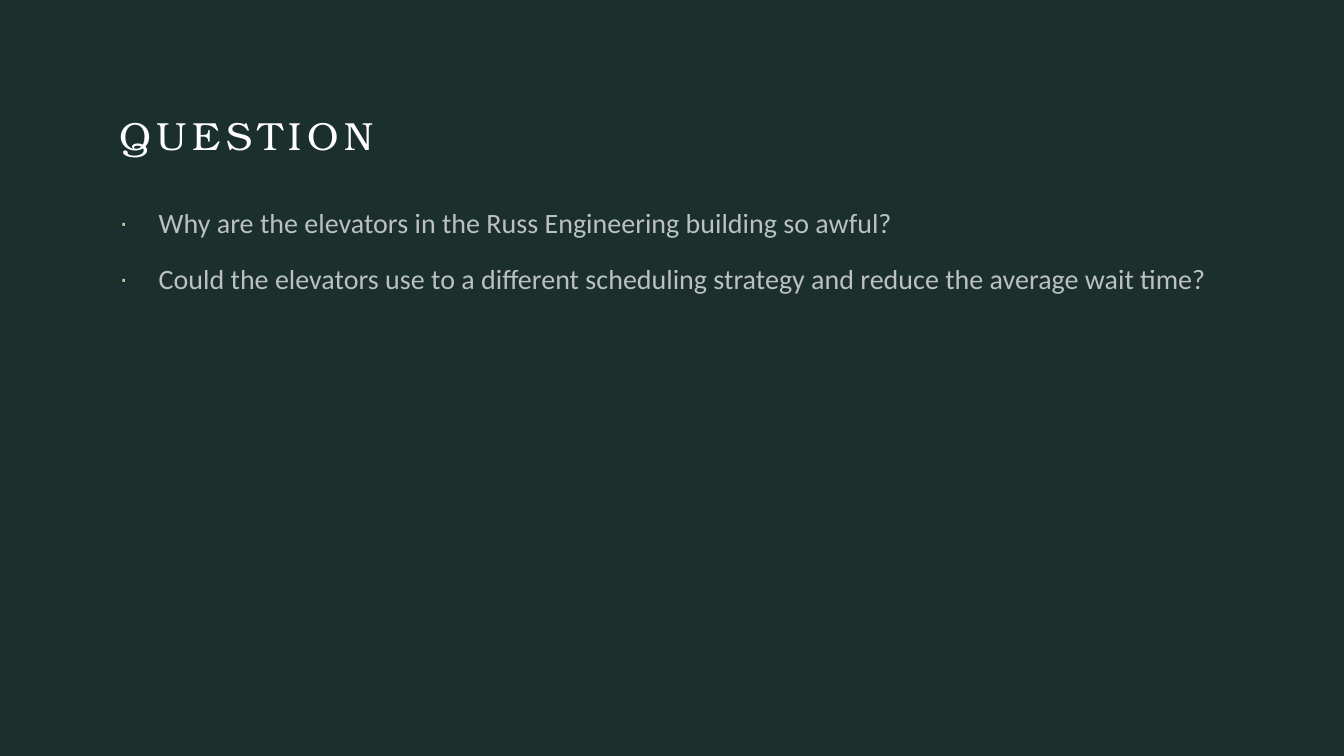
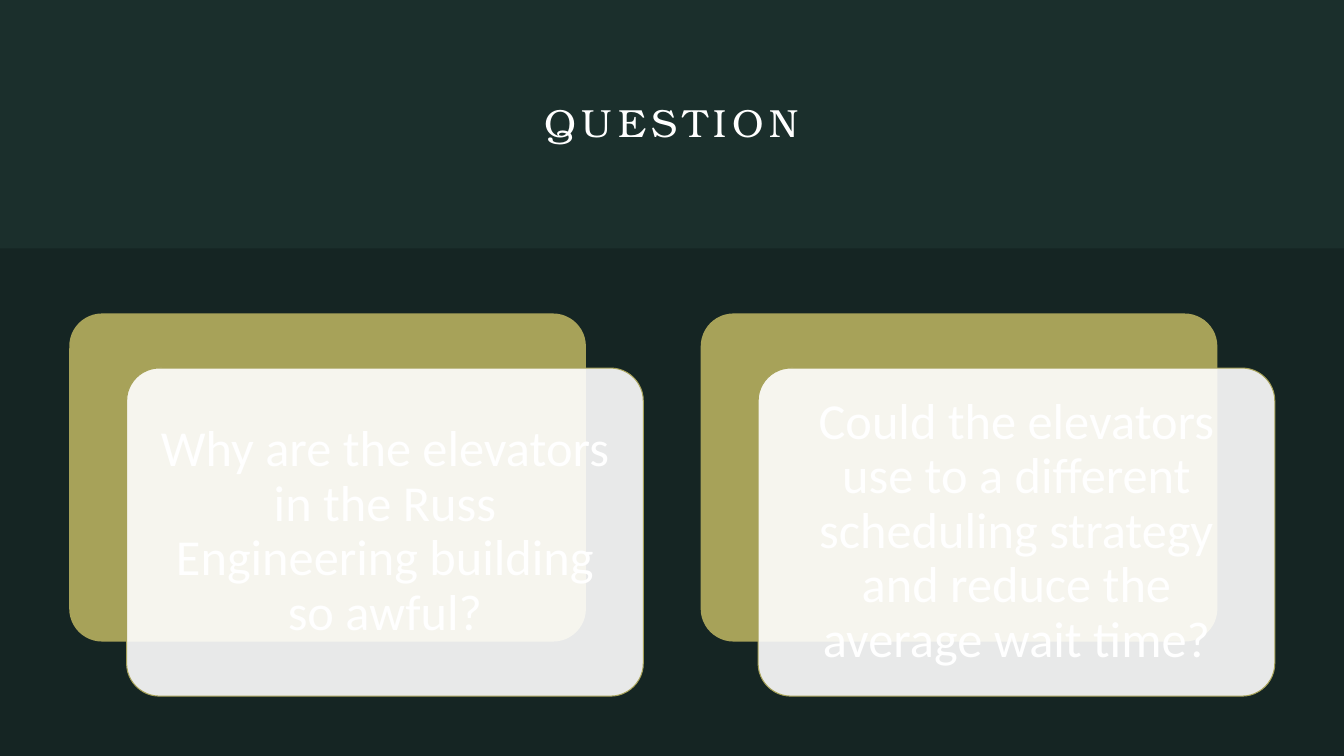
Before and after one commit to Sluss12/cs-4830-systems-simulation, a slide deck: slide 2 of Project 3/CS 4850 Final Project.pptx. Drawn at 1344x756 pixels with LibreOffice and Linux fonts; fonts in the diff are those of the drawing. Boxes give left, top, right and bottom in pixels: in the first picture for what was removed or moved away, otherwise in the second. Text is boxed around its words. In the diff, an @@ line names an element or a change of style, - is before the commit and + after.

```diff
--- a/Project 3/CS 4850 Final Project.pptx
+++ b/Project 3/CS 4850 Final Project.pptx
@@ title "QUESTION": place and size @@
-title "QUESTION" at box(119, 123, 373, 158)
+title "QUESTION" at box(544, 110, 798, 145)
@@ title "QUESTION" at box(544, 110, 798, 145): alignment left to centre; vertical alignment top to middle @@
@@ text removed at box(159, 214, 1205, 294) @@
-· Why are the elevators in the Russ Engineering building so awful?
-· Could the elevators use to a different scheduling strategy and reduce the average wait time?
@@ rectangle added at box(0, 248, 1344, 756), fill #1B2F2C @@
@@ group added at box(70, 314, 1275, 696): 4 rounded rectangles @@
```
Also in this commit, not shown: 1 other slide changed, 8 slides added, 2 slides removed, 18 other files.
